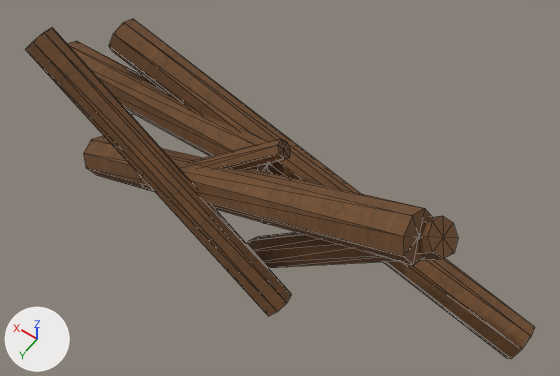
Renders of the OBJ model Assets/ProjectOEN/ProductionArt/Meshes/environment_set_dressing/en-006_driftwood_cluster__medium.obj from each side of a commit.
Camera for both pictures: a 50 mm camera at (-0.879, 0.944, 1.688) aimed at (-0.182, -0.031, 0.154). The axes (+X, +Y, +Z) are drawn at lower left. The lights are the same throughout. The picture after the commit comes second. Mesh edges are drawn as thin lines. Where no turn or scale is listed for an object, it has been applied to the vertices. Vertices at exactly the same position are counted once.

Objects in the first picture: 'en-006_driftwood_cluster__medium'.
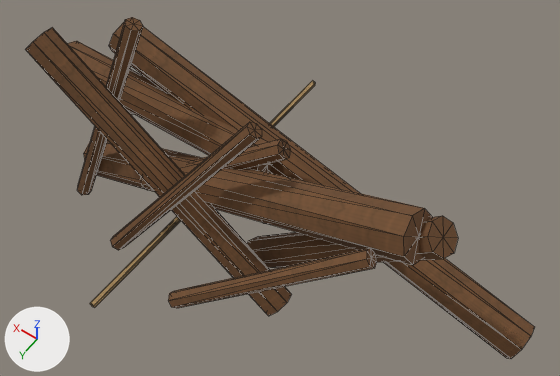
Scene script edits in JSON lines:
```json
{"op": "add", "block": "img_rope_albedo_png", "code": ["img_rope_albedo_png = load_image('rope_albedo.png', '../../Materials/Textures/rope_albedo.png', 1024, 1024, 'sRGB')"]}
{"op": "add", "block": "mat_rope", "code": ["mat_rope = principled_material('Rope')", "mat_rope.texture = img_rope_albedo_png", "mat_rope.roughness = 0.89"]}
{"block": "me_en_006_driftwood_cluster__medium", "where": "# used by ob_en_006_driftwood_cluster__medium; location = (0.0, 0.0, 0.0)"}
{"op": "remove", "block": "me_en_006_driftwood_cluster__medium", "code": "me_en_006_driftwood_cluster__medium.from_pydata(...)  # 138 vertices, 244 faces; spans x -0.864..0.576, y -0.172..0.156, z -0.179..0.467"}
{"op": "add", "block": "me_en_006_driftwood_cluster__medium", "code": "me_en_006_driftwood_cluster__medium.from_pydata(...)  # 198 vertices, 348 faces; spans x -0.864..0.576, y -0.498..0.448, z -0.179..0.515"}
{"block": "me_en_006_driftwood_cluster__medium", "change": "me_en_006_driftwood_cluster__medium part 1: a new loose piece of 16 vertices spanning x -0.537..-0.104, y 0.099..0.341, z 0.015..0.345, in mat_wood (picture img_wood_albedo_png)"}
{"block": "me_en_006_driftwood_cluster__medium", "change": "me_en_006_driftwood_cluster__medium part 2: a new loose piece of 16 vertices spanning x -0.183..0.184, y 0.021..0.26, z -0.076..0.436, in mat_wood (picture img_wood_albedo_png)"}
{"block": "me_en_006_driftwood_cluster__medium", "change": "me_en_006_driftwood_cluster__medium part 3: a new loose piece of 16 vertices spanning x 0.191..0.449, y -0.023..0.141, z -0.155..0.515, in mat_wood (picture img_wood_albedo_png)"}
{"block": "me_en_006_driftwood_cluster__medium", "change": "me_en_006_driftwood_cluster__medium part 4"}
{"block": "me_en_006_driftwood_cluster__medium", "change": "12 vertices are added at x 0.019..0.042, y -0.498..0.448, z 0.022..0.041"}
{"block": "me_en_006_driftwood_cluster__medium", "change": "20 new faces join them, mat_rope (picture img_rope_albedo_png)"}
{"op": "add", "block": "me_en_006_driftwood_cluster__medium", "code": "me_en_006_driftwood_cluster__medium.materials.append(mat_rope)  # picture img_rope_albedo_png"}
```

Changed parts and their boxes (x1, y1, x2, y2) in the pictures (560 x 376 px):
```json
{"object": "en-006_driftwood_cluster__medium", "change": "reshaped", "before": [26, 19, 534, 359], "after": [26, 17, 534, 359]}
{"part": 1, "of": "me_en_006_driftwood_cluster__medium", "change": "added", "after": [168, 248, 376, 308], "on screen": "brown"}
{"part": 2, "of": "me_en_006_driftwood_cluster__medium", "change": "added", "after": [110, 122, 262, 250], "on screen": "brown"}
{"part": 3, "of": "me_en_006_driftwood_cluster__medium", "change": "added", "after": [77, 17, 143, 195], "on screen": "brown"}
{"part": 4, "of": "me_en_006_driftwood_cluster__medium", "change": "added", "after": [90, 81, 315, 308]}
```
